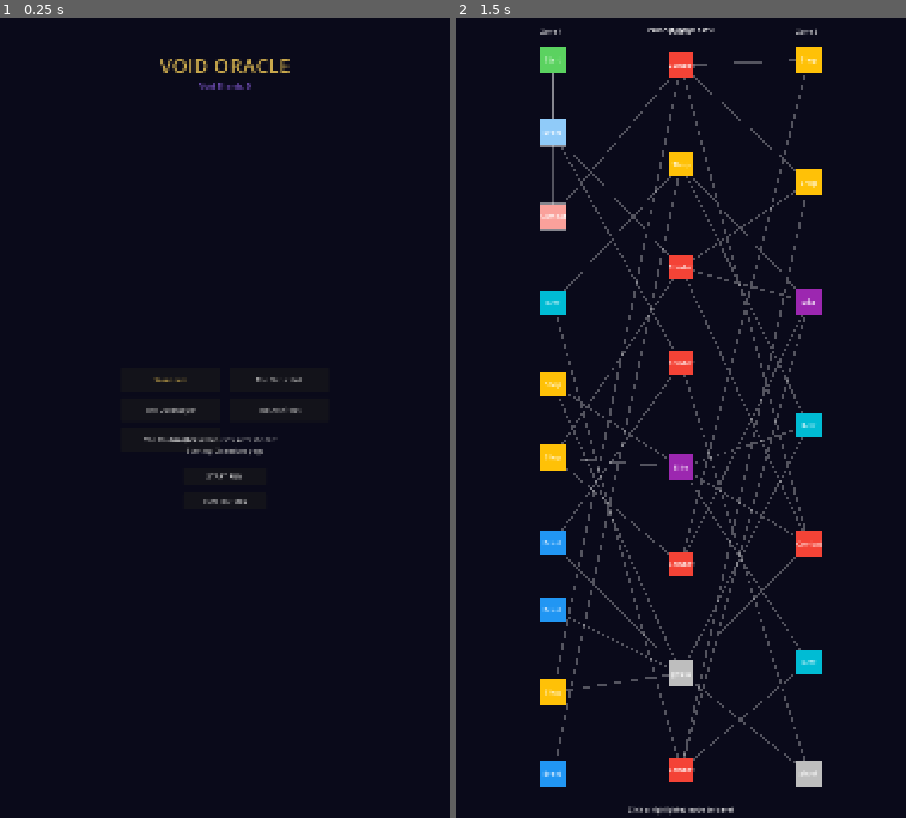
Above: before the commit, frames 1-2 (left to right).
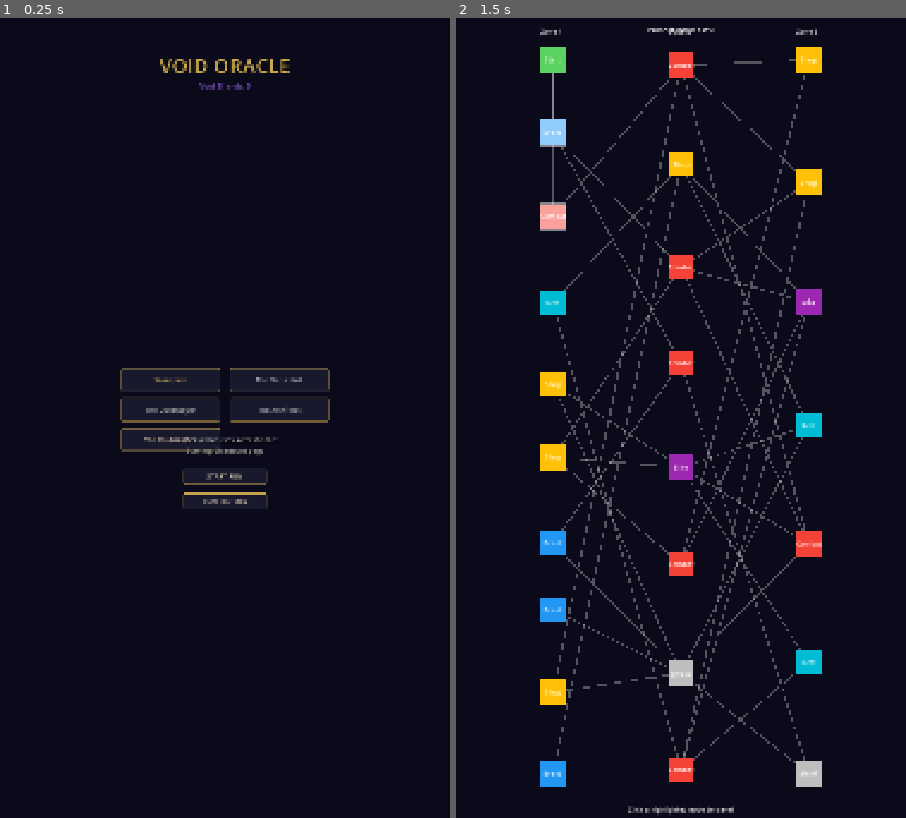
Above: after the commit, the same moments.

Repository: klampatech/void-oracle
Game: Godot game, scene res://scenes/menus/MainMenu.tscn
Same seed, same stepped clock (60 frames per second), same inputs: the game is played once before the commit and once after it.
Inputs (mouse positions are in pixels of both pictures, inside the frame that each line leads up to):
- Up to frame 1 (0.25 s): no input
- Up to frame 2 (1.5 s): click "START RUN" at 0.5 s; tap A at 1.25 s; drag from (555, 58) to (726, 242) at 1.27 s

The runs differ from the first frame. In frame 1, 0.6% of the frame differs, in the area x 26-74%, y 43-62%; in frame 2, nothing differs.

Commit message:
feat: Add VoidOracleTheme for consistent UI theming
- Created VoidOracleTheme.tres with button styles (dark bg, gold borders)
- Applied theme as default in project.godot config/theme
- Updated MainMenu and ShopUI with themed labels
- Theme colors match GDD visual language: navy bg, gold/purple accents

Co-Authored-By: Claude Opus 4.6 <noreply@anthropic.com>

Diff:
--- a/project.godot
+++ b/project.godot
@@ -19,6 +19,7 @@
 run/main_scene="res://scenes/menus/MainMenu.tscn"
 config/features=PackedStringArray("4.6", "GL Compatibility")
 config/bundle/identifier="com.voidoracle.game"
+config/theme="res://resources/themes/VoidOracleTheme.tres"
 
 [autoload]
 
--- /dev/null
+++ b/resources/themes/VoidOracleTheme.tres
@@ -0,0 +1,66 @@
+[gd_resource type="Theme" format=3]
+
+[sub_resource type="StyleBoxFlat" id="ButtonStyleNormal"]
+bg_color = Color(0.1, 0.1, 0.18, 1)
+border_width_left = 2
+border_width_top = 2
+border_width_right = 2
+border_width_bottom = 2
+border_color = Color(0.788, 0.659, 0.298, 0.8)
+corner_radius_top_left = 4
+corner_radius_top_right = 4
+corner_radius_bottom_right = 4
+corner_radius_bottom_left = 4
+
+[sub_resource type="StyleBoxFlat" id="ButtonStyleHover"]
+bg_color = Color(0.15, 0.15, 0.25, 1)
+border_width_left = 2
+border_width_top = 2
+border_width_right = 2
+border_width_bottom = 2
+border_color = Color(0.788, 0.659, 0.298, 1)
+corner_radius_top_left = 4
+corner_radius_top_right = 4
+corner_radius_bottom_right = 4
+corner_radius_bottom_left = 4
+
+[sub_resource type="StyleBoxFlat" id="ButtonStylePressed"]
+bg_color = Color(0.05, 0.05, 0.1, 1)
+border_width_left = 2
+border_width_top = 2
+border_width_right = 2
+border_width_bottom = 2
+border_color = Color(0.565, 0.388, 0.906, 1)
+corner_radius_top_left = 4
+corner_radius_top_right = 4
+corner_radius_bottom_right = 4
+corner_radius_bottom_left = 4
+
+[sub_resource type="StyleBoxFlat" id="ButtonStyleDisabled"]
+bg_color = Color(0.15, 0.15, 0.18, 1)
+border_width_left = 1
+border_width_top = 1
+border_width_right = 1
+border_width_bottom = 1
+border_color = Color(0.3, 0.3, 0.3, 0.5)
+corner_radius_top_left = 4
+corner_radius_top_right = 4
+corner_radius_bottom_right = 4
+corner_radius_bottom_left = 4
+
+[resource]
+default_font_size = 16
+
+Label/colors/font_color = Color(0.7, 0.7, 0.7, 1)
+Label/colors/font_shadow_color = Color(0, 0, 0, 0.5)
+Label/constants/shadow_offset_x = 2
+Label/constants/shadow_offset_y = 2
+
+Button/colors/font_color = Color(0.9, 0.85, 0.7, 1)
+Button/colors/font_hover_color = Color(1, 0.95, 0.8, 1)
+Button/colors/font_pressed_color = Color(0.788, 0.659, 0.298, 1)
+Button/colors/font_disabled_color = Color(0.4, 0.4, 0.4, 1)
+Button/styles/normal = SubResource("ButtonStyleNormal")
+Button/styles/hover = SubResource("ButtonStyleHover")
+Button/styles/pressed = SubResource("ButtonStylePressed")
+Button/styles/disabled = SubResource("ButtonStyleDisabled")
--- a/scenes/menus/MainMenu.tscn
+++ b/scenes/menus/MainMenu.tscn
@@ -1,6 +1,7 @@
 [gd_scene format=3 uid="uid://bq3x7v8y2pmx0"]
 
 [ext_resource type="Script" path="res://scripts/ui/MainMenu.gd" id="1_mainmenu"]
+[ext_resource type="Theme" path="res://resources/themes/VoidOracleTheme.tres" id="2_theme"]
 
 [node name="MainMenu" type="Control"]
 layout_mode = 3
@@ -10,6 +11,7 @@
 grow_horizontal = 2
 grow_vertical = 2
 script = ExtResource("1_mainmenu")
+theme = ExtResource("2_theme")
 
 [node name="Background" type="ColorRect" parent="."]
 layout_mode = 1
--- a/scenes/ui/ShopUI.tscn
+++ b/scenes/ui/ShopUI.tscn
@@ -27,6 +27,7 @@
 
 [node name="Title" type="Label" parent="VBoxContainer"]
 layout_mode = 2
+theme_override_colors/font_color = Color(0.788, 0.659, 0.298, 1)
 theme_override_font_sizes/font_size = 36
 text = "SHOP"
 horizontal_alignment = 1
@@ -37,6 +38,7 @@
 
 [node name="GoldLabel" type="Label" parent="VBoxContainer/GoldDisplay"]
 layout_mode = 2
+theme_override_colors/font_color = Color(1, 0.84, 0, 1)
 theme_override_font_sizes/font_size = 24
 text = "Gold: 0"
 horizontal_alignment = 1
Not shown, changed: IMPLEMENTATION_PLAN.md
